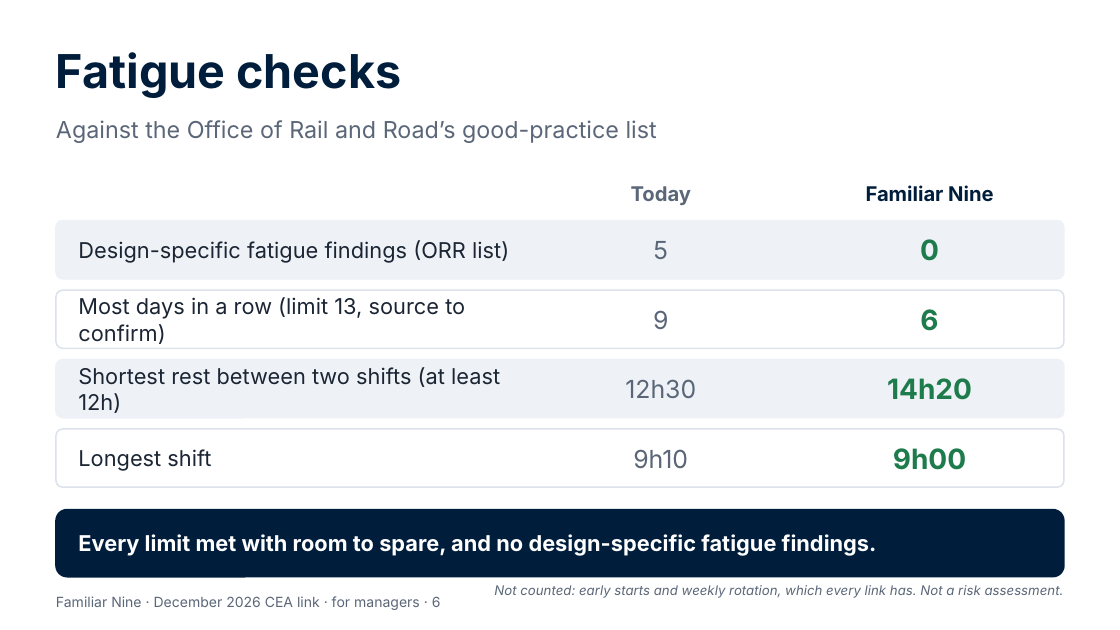
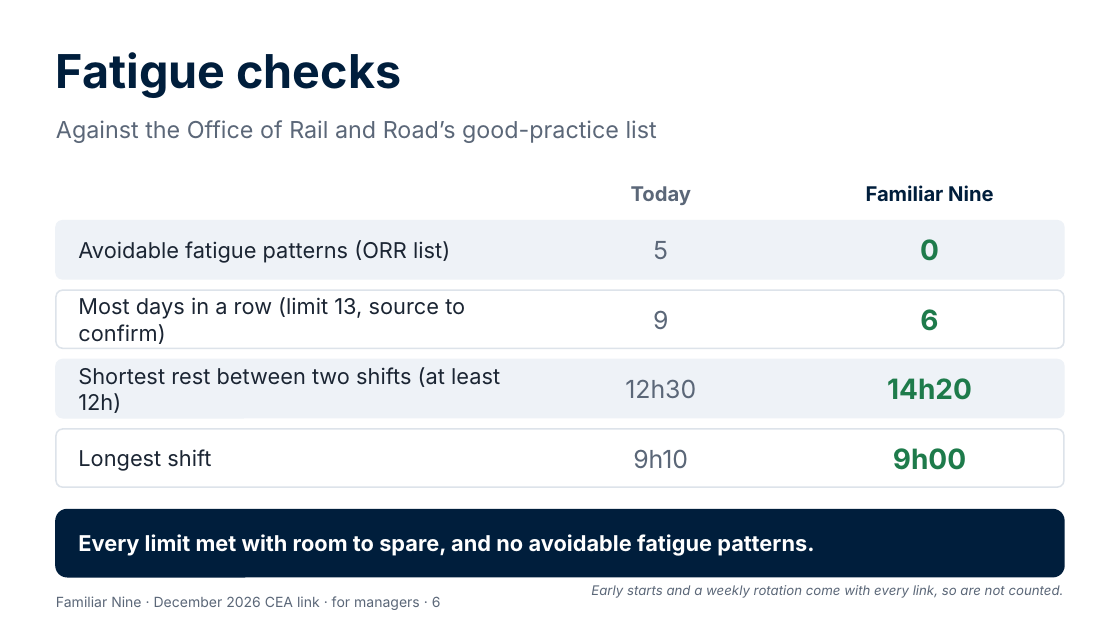
Before and after one commit to Garethdavidmiller/roster-app, a slide deck: slide 6 of docs/proposals/presentations/Familiar-Nine-for-managers.pptx. Drawn at 1120x630 pixels with LibreOffice and Linux fonts; fonts in the diff are those of the drawing. Boxes give left, top, right and bottom in pixels: in the first picture for what was removed or moved away, otherwise in the second. Text is boxed around its words. In the diff, an @@ line names an element or a change of style, - is before the commit and + after.

```diff
--- a/docs/proposals/presentations/Familiar-Nine-for-managers.pptx
+++ b/docs/proposals/presentations/Familiar-Nine-for-managers.pptx
@@ text at bbox=[78, 240, 450, 263]: text changed @@
-Design-specific fatigue findings (ORR list)
+Avoidable fatigue patterns (ORR list)
@@ text at bbox=[78, 534, 814, 556]: text changed @@
-Every limit met with room to spare, and no design-specific fatigue findings.
+Every limit met with room to spare, and no avoidable fatigue patterns.
@@ text at bbox=[591, 585, 1064, 598]: text changed @@
-Not counted: early starts and weekly rotation, which every link has. Not a risk assessment.
+Early starts and a weekly rotation come with every link, so are not counted.
```
Also in this commit, not shown: 3 other slides changed, 1 slide added, 1 slide removed, 4 other files.
